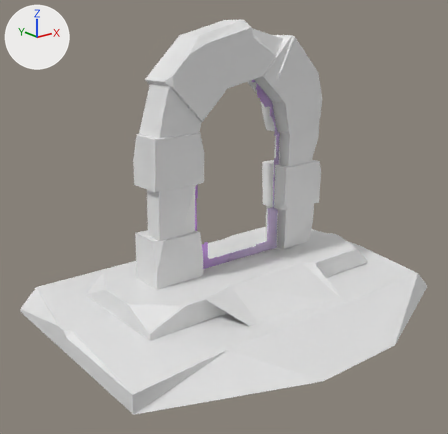
A saved change to the Blender file change portal.blend.
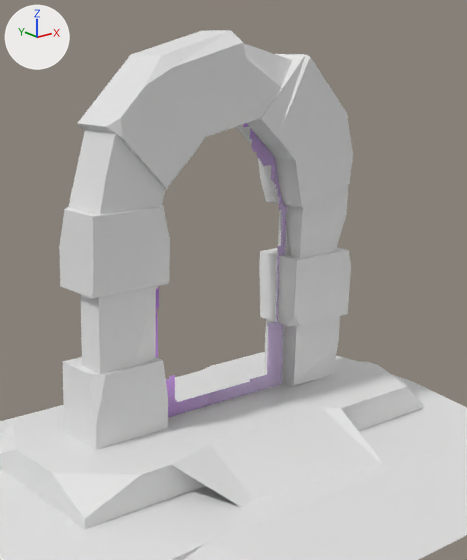
There are two pictures of each version: one whole from a camera (50 mm lens) standing at (-6.66, -7.74, 4.06) and looking at (-0.5, -0.04, 0.98), one close up on the part from 21% to 88% of the width and 0% to 83% of the height. Every picture has the same lights, and +X, +Y and +Z are marked at upper left. The first two pictures are the older version.

Names of what the first close-up shows: 'Portal'.
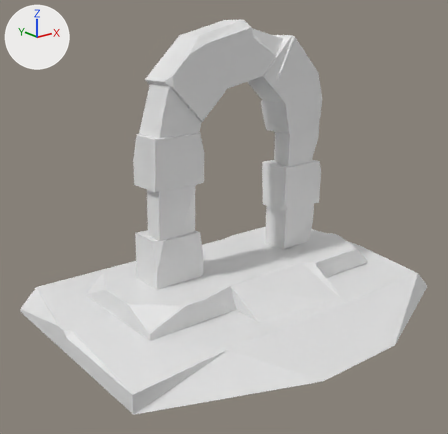
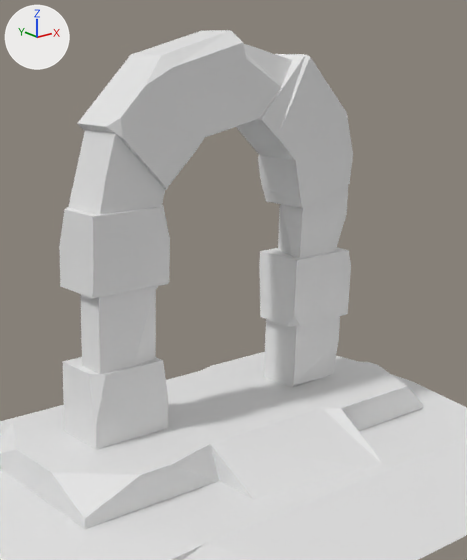
What differs and where, as boxes (x1, y1, x2, y2) in the close-ups (467 x 560 px):
part 1 of me_plane_003, deleted: before (156, 123, 287, 417)

The change in detail:
me_plane_003 is used by ob_portal; location (0.0, 0.25, 1.0); rotation (-1.571, 0.0, 0.0), in degrees (-90, 0, 0).
me_plane_003 had 3423 vertices, 3039 faces, 29 loose edges and spanned x -3.29..3.57, y -3.1..1.73, z -2.9..1.88.
me_plane_003 now has 1578 vertices, 1339 faces, 36 loose edges and spans x -3.29..3.57, y -3.1..1.73, z -2.9..1.88.
me_plane_003 part 1: 1845 vertices removed from x -1.0..1.0, y -2.25..1.0, z 0.0.
